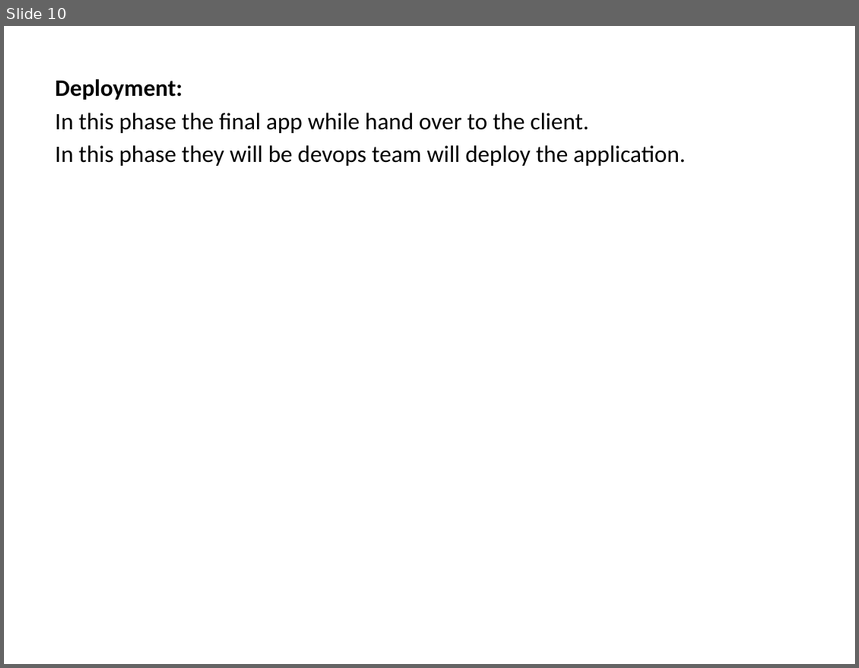
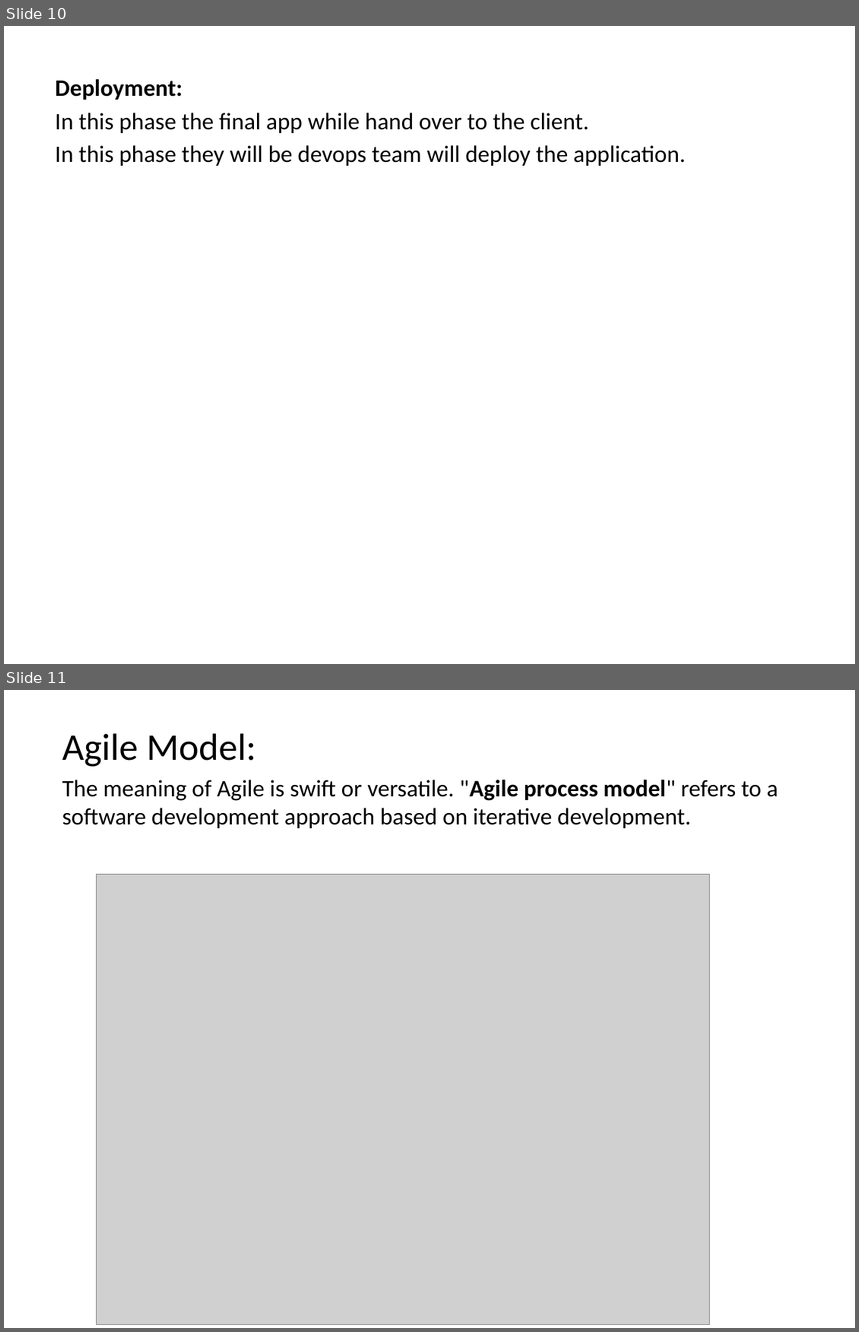
Before and after one commit to pagidipalaravi/dileep, a slide deck: sdlc/SDLC.pptx. Shown one above the other, each under a label of ours: slide 10 before the commit, slides 10 and 11 after it. The pictures are 859x668 and 859x1332 pixels, drawn with LibreOffice and Linux fonts; fonts in the diff are those of the drawing; grey boxes stand for pictures. Boxes give left, top, right and bottom in pixels: in the first picture for what was removed or moved away, otherwise in the second. Text is boxed around its words. In the diff, an @@ line names an element or a change of style, - is before the commit and + after.

```diff
--- a/sdlc/SDLC.pptx
+++ b/sdlc/SDLC.pptx
@@ slide 11 added at (x1=4, y1=690, x2=855, y2=1328), background #FFFFFF @@
@@ text added at (x1=63, y1=733, x2=778, y2=828), 20 pt, text #000000 @@
+Agile Model:
+The meaning of Agile is swift or versatile. "Agile process model" refers to a software development approach based on iterative development.
@@ picture added at (x1=96, y1=875, x2=709, y2=1325) @@
```
Also in this commit, not shown: 2 other slides added, 23 other files.
